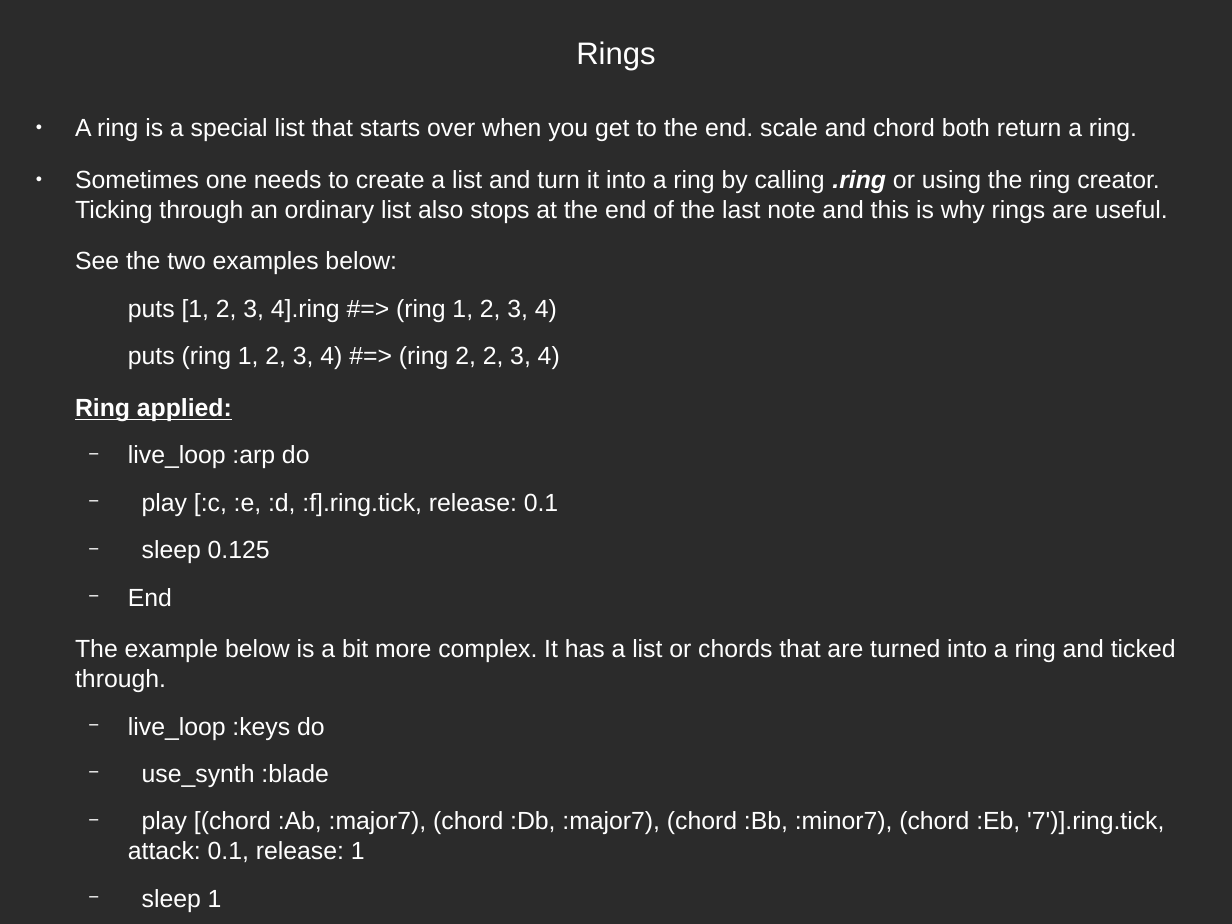
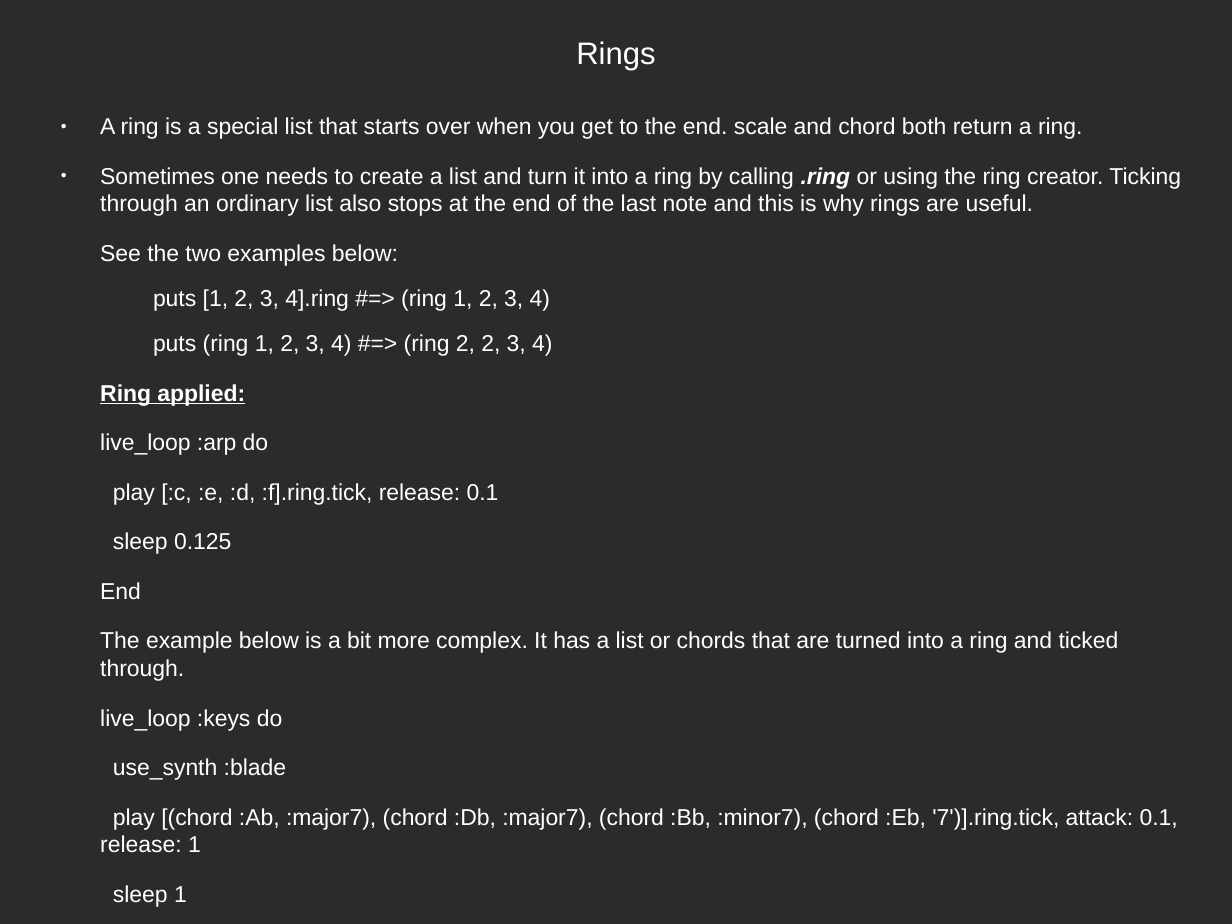
Before and after one commit to tunapanda/Sonic-Pi, a slide deck: slide 5 of Part_one/Generating a sound.odp (slide 3 before the commit). Drawn at 1232x924 pixels with LibreOffice and Linux fonts; fonts in the diff are those of the drawing; background and template pictures are left out; a plain dark background stands for a picture behind light text. Boxes give left, top, right and bottom in pixels: in the first picture for what was removed or moved away, otherwise in the second. Text is boxed around its words. In the diff, an @@ line names an element or a change of style, - is before the commit and + after.

```diff
--- a/Part_one/Generating a sound.odp
+++ b/Part_one/Generating a sound.odp
@@ text "A ring is a special ...": place and size @@
-text "A ring is a special ..." at [75,118,1176,907]
+text "A ring is a special ..." at [100,117,1181,907]
@@ text "A ring is a special ..." at [100,117,1181,907]: size 16 to 14.8 pt; bullet − to none; list level 2 to 1 in "live_loop :arp do"; list level 2 to 1 in "play [:c, :e, :d, :f].ring.tick, ..."; list level 2 to 1 in "sleep 0.125"; list level 2 to 1 in "End"; list level 2 to 1 in "live_loop :keys do"; list level 2 to 1 in "use_synth :blade"; list level 2 to 1 in "play [(chord :Ab, :major7), (chord ..."; list level 2 to 1 in "sleep 1"; list level 2 to 1 in "end" @@
```
Also in this commit, not shown: 2 other slides changed, 3 slides added, 8 other files.
